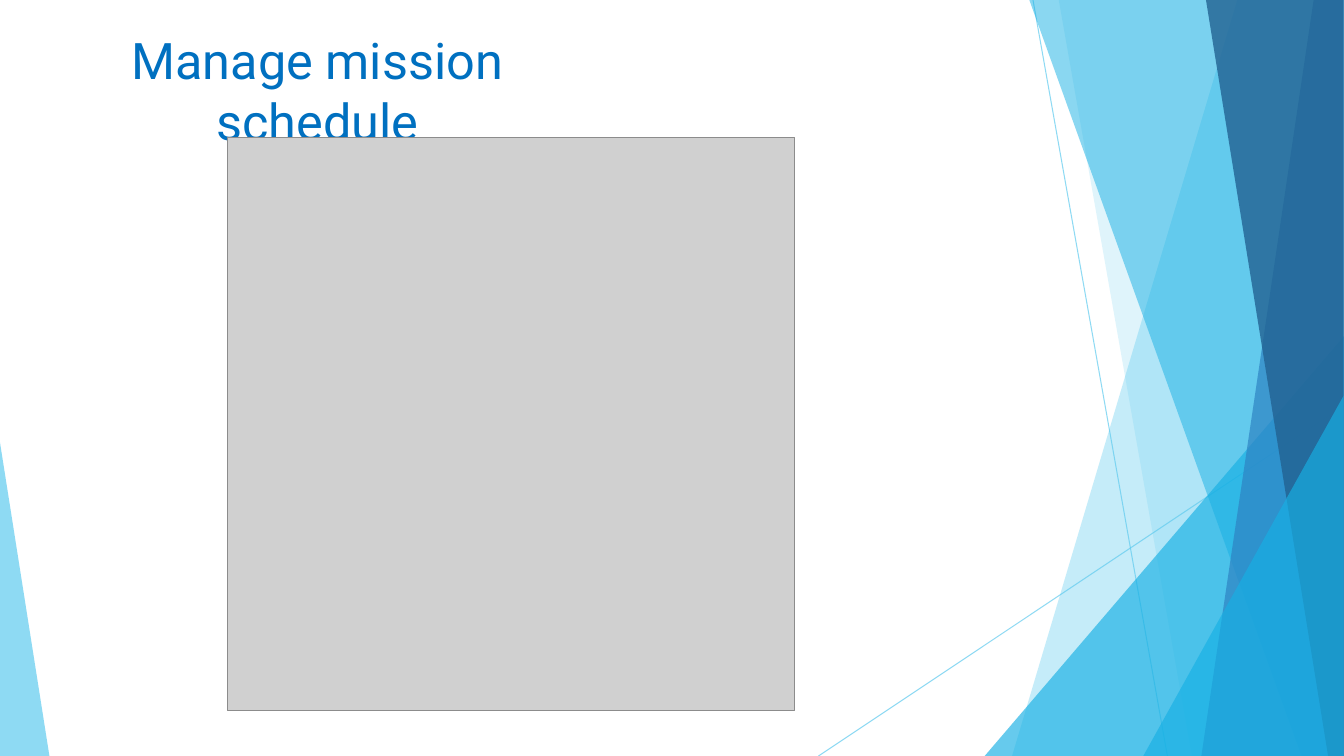
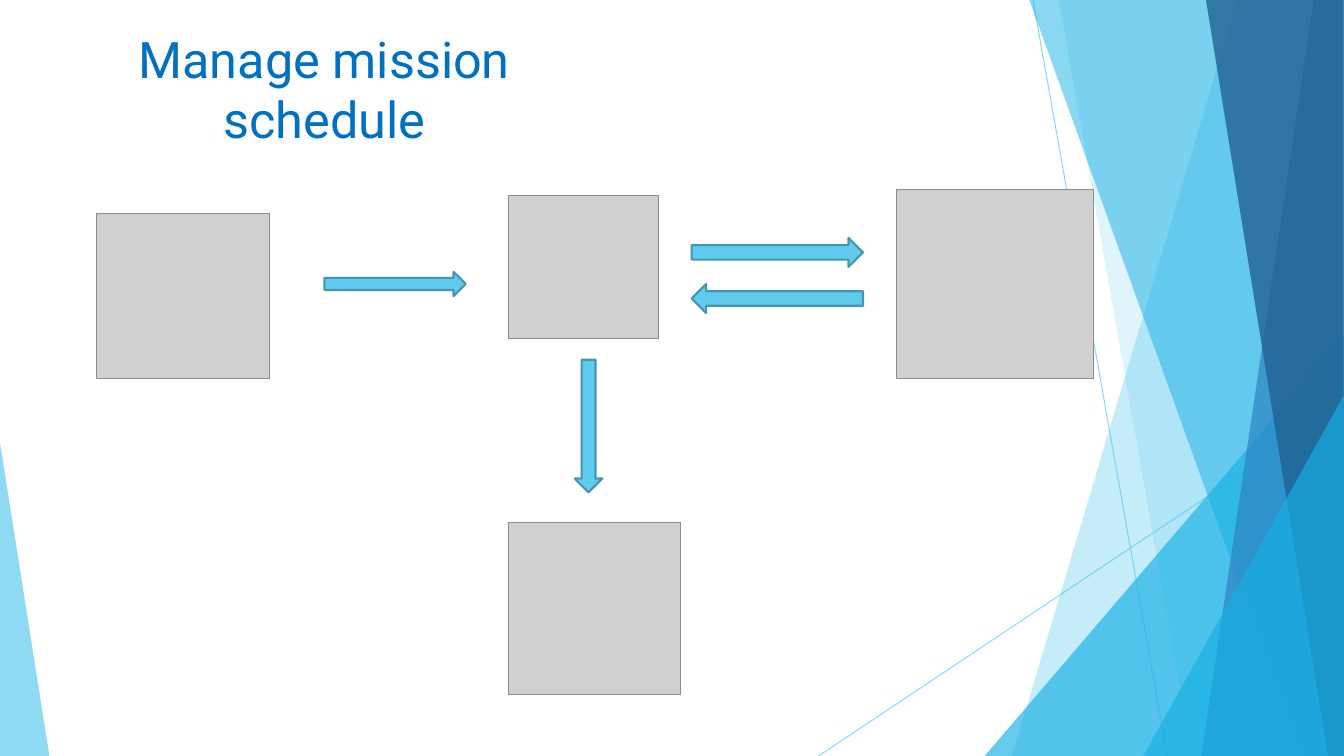
Before and after one commit to linhmimoza/Hospital_PortalExtra, a slide deck: slide 17 of Hospital.pptx (slide 18 before the commit). Drawn at 1344x756 pixels with LibreOffice and Linux fonts; fonts in the diff are those of the drawing; grey boxes stand for pictures. Boxes give left, top, right and bottom in pixels: in the first picture for what was removed or moved away, otherwise in the second. Text is boxed around its words. In the diff, an @@ line names an element or a change of style, - is before the commit and + after.

Commit message:
- Update slide

```diff
--- a/Hospital.pptx
+++ b/Hospital.pptx
@@ text "Manage mission schedule" rewrapped from (132,42,503,151) to (139,41,510,139) @@
@@ picture removed at (228,137,796,711) @@
@@ picture added at (508,196,658,339) @@
@@ picture added at (896,190,1094,378) @@
@@ picture added at (97,214,270,378) @@
@@ right arrow added at (692,238,863,267), fill #5FCBEF, outline #4696B1 1.5 pt @@
@@ right arrow added at (325,272,466,296), fill #5FCBEF, outline #4696B1 1.5 pt @@
@@ right arrow added at (692,284,863,314), fill #5FCBEF, outline #4696B1 1.5 pt @@
@@ down arrow added at (575,360,603,493), fill #5FCBEF, outline #4696B1 1.5 pt @@
@@ picture added at (508,522,681,695) @@
```
Also in this commit, not shown: 10 other slides changed, 4 slides added, 8 slides removed.
